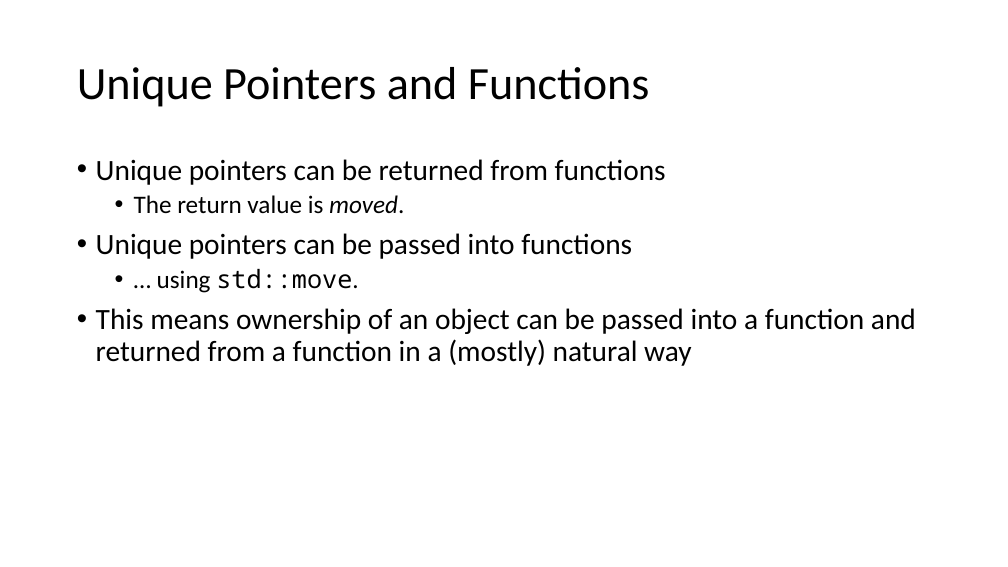
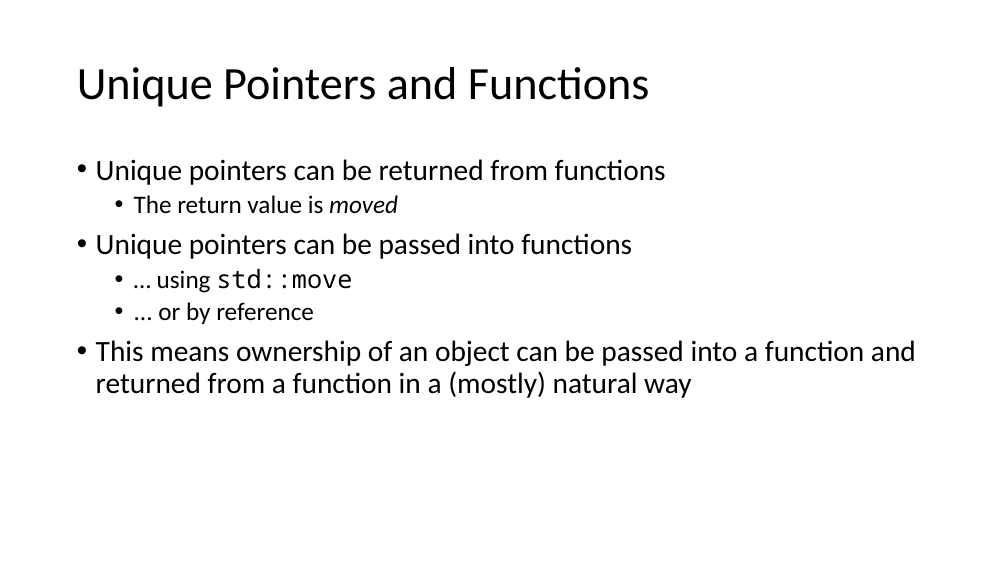
Before and after one commit to pchapin/cpp, a slide deck: slide 12 of Presentations/SmartPointers.pptx (slide 11 before the commit). Drawn at 1008x567 pixels with LibreOffice and Linux fonts; fonts in the diff are those of the drawing. Boxes give left, top, right and bottom in pixels: in the first picture for what was removed or moved away, otherwise in the second. Text is boxed around its words. In the diff, an @@ line names an element or a change of style, - is before the commit and + after.

Commit message:
Added some information about weak pointers.

```diff
--- a/Presentations/SmartPointers.pptx
+++ b/Presentations/SmartPointers.pptx
@@ text at (134,195,398,214): text changed @@
-  • The return value is moved.
+  • The return value is moved
@@ text at (157,269,352,324): text changed; font Noto Sans Mono to Calibri @@
-  • … using std::move.
+  • … using std::move
+  • ... or by reference
```
Also in this commit, not shown: 12 other slides changed, 5 slides added, 2 slides removed.
